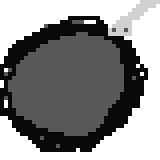
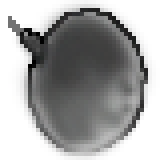
Two versions of the same layered image (160 × 160). Layer-by-layer changes:
added layer "Calque 4" above "Calque 3" over bbox(8, 0, 160, 160)
hid "bombe", painted on it over bbox(0, 0, 160, 152)
